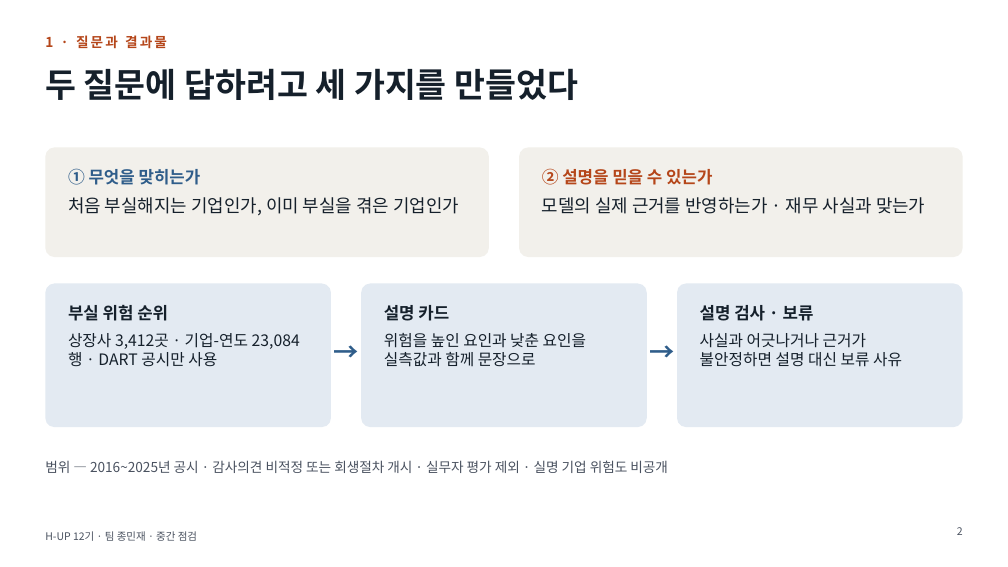
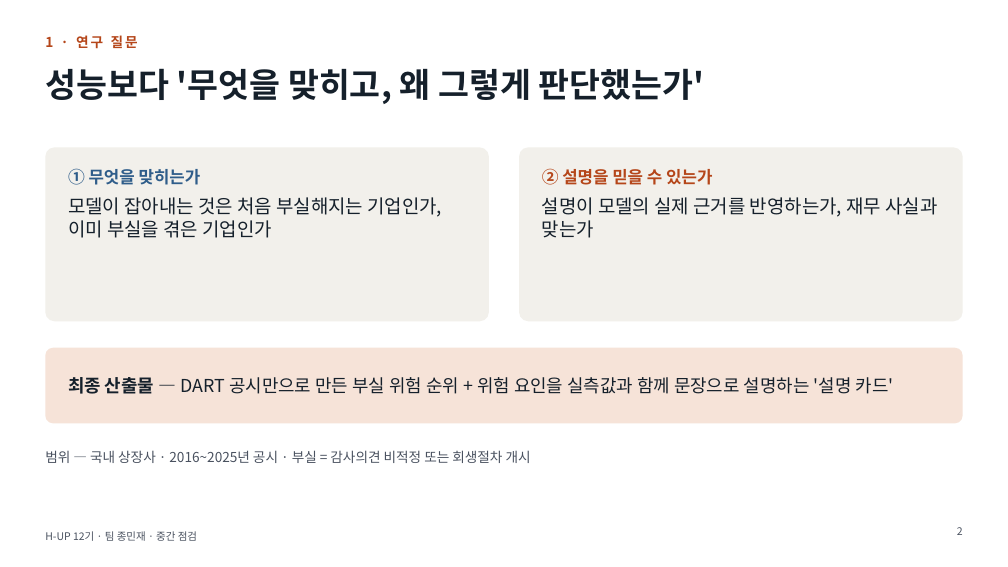
Before and after one commit to ejongmin/h-up-xai-project, a slide deck: slide 2 of 발표/중간점검_보고회.pptx. Drawn at 1008x567 pixels with LibreOffice and Linux fonts; fonts in the diff are those of the drawing. Boxes give left, top, right and bottom in pixels: in the first picture for what was removed or moved away, otherwise in the second. Text is boxed around its words. In the diff, an @@ line names an element or a change of style, - is before the commit and + after.

```diff
--- a/발표/중간점검_보고회.pptx
+++ b/발표/중간점검_보고회.pptx
@@ text at (45,35,138,49): text changed @@
-1 · 질문과 결과물
+1 · 연구 질문
@@ title at (45,68,705,104): text changed @@
-두 질문에 답하려고 세 가지를 만들었다
+성능보다 '무엇을 맞히고, 왜 그렇게 판단했는가'
@@ rounded rectangle: place and size @@
-rounded rectangle at (45,147,489,257)
+rounded rectangle at (45,147,489,321)
@@ rounded rectangle at (45,147,489,321): proportions changed @@
@@ rounded rectangle at (520,147,963,321): proportions changed @@
@@ rounded rectangle: place and size @@
-rounded rectangle at (520,147,963,257)
+rounded rectangle at (520,147,963,321)
@@ text at (68,197,442,238): text changed; size 17 to 18 pt @@
-처음 부실해지는 기업인가, 이미 부실을 겪은 기업인가
+모델이 잡아내는 것은 처음 부실해지는 기업인가, 이미 부실을 겪은 기업인가
@@ text at (542,197,937,238): text changed; size 17 to 18 pt @@
-모델의 실제 근거를 반영하는가 · 재무 사실과 맞는가
+설명이 모델의 실제 근거를 반영하는가, 재무 사실과 맞는가
@@ rounded rectangle removed at (361,284,647,427) @@
@@ rounded rectangle removed at (678,284,963,427) @@
@@ text removed at (331,329,361,374) @@
-→
@@ text removed at (384,305,586,367) @@
-설명 카드
-위험을 높인 요인과 낮춘 요인을 실측값과 함께 문장으로
@@ text removed at (647,329,678,374) @@
-→
@@ text removed at (700,305,902,367) @@
-설명 검사 · 보류
-사실과 어긋나거나 근거가 불안정하면 설명 대신 보류 사유
@@ rounded rectangle: place and size @@
-rounded rectangle at (45,284,331,427)
+rounded rectangle at (45,348,963,423)
@@ rounded rectangle at (45,348,963,423): fill #E3EAF2 to #F6E3D8; proportions changed @@
@@ text "최종 산출물 — DART 공시만으로 ..." at (68,377,894,394): vertical alignment top to middle @@
@@ text at (68,377,894,394): text changed; size 15 to 17 pt @@
-부실 위험 순위
-상장사 3,412곳 · 기업-연도 23,084행 · DART 공시만 사용
+최종 산출물 — DART 공시만으로 만든 부실 위험 순위 + 위험 요인을 실측값과 함께 문장으로 설명하는 '설명 카드'
@@ text at (45,450,531,463): text changed @@
-범위 — 2016~2025년 공시 · 감사의견 비적정 또는 회생절차 개시 · 실무자 평가 제외 · 실명 기업 위험도 비공개
+범위 — 국내 상장사 · 2016~2025년 공시 · 부실 = 감사의견 비적정 또는 회생절차 개시
```
Also in this commit, not shown: 7 other slides changed, 5 slides added, 6 slides removed, 1 other file.
